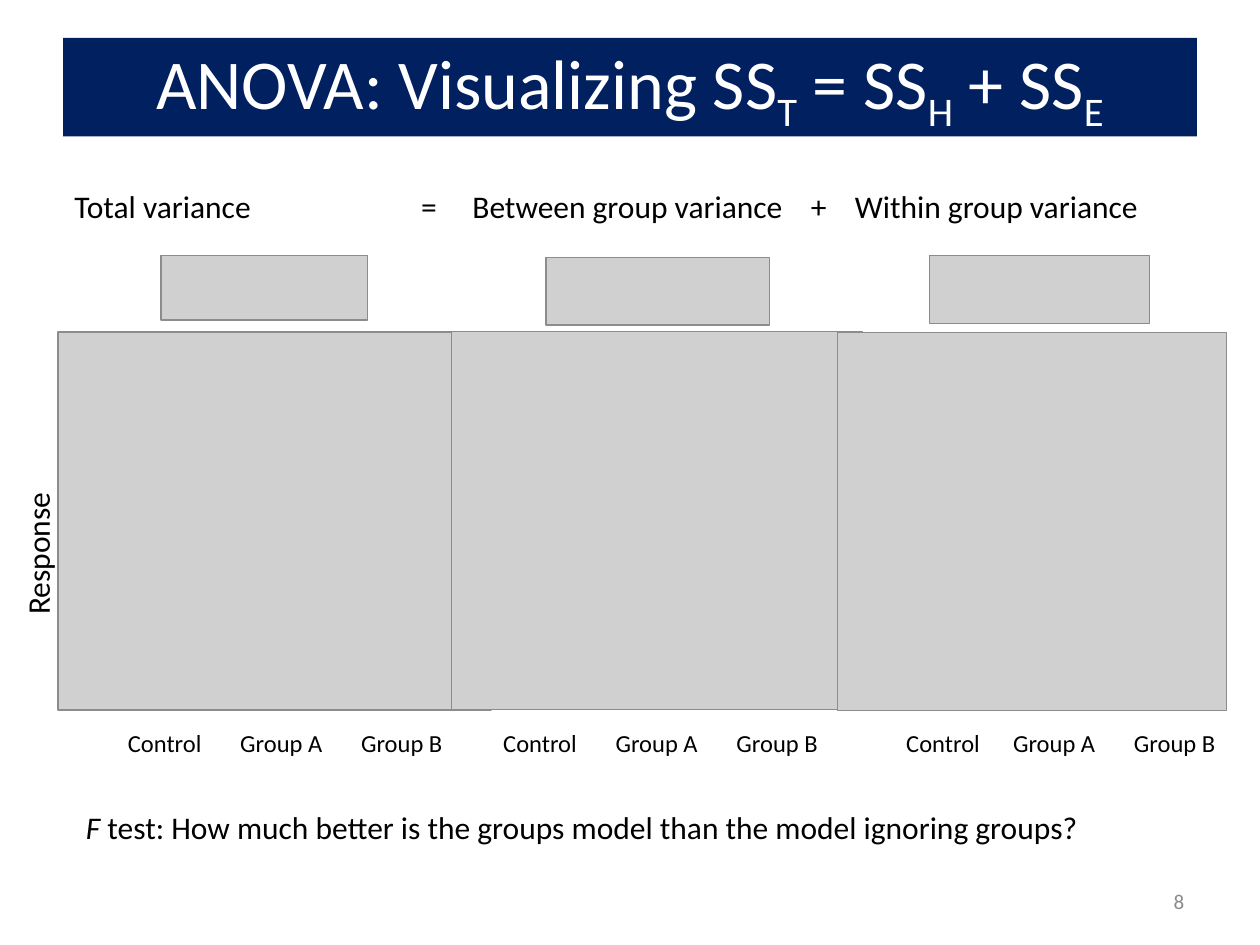
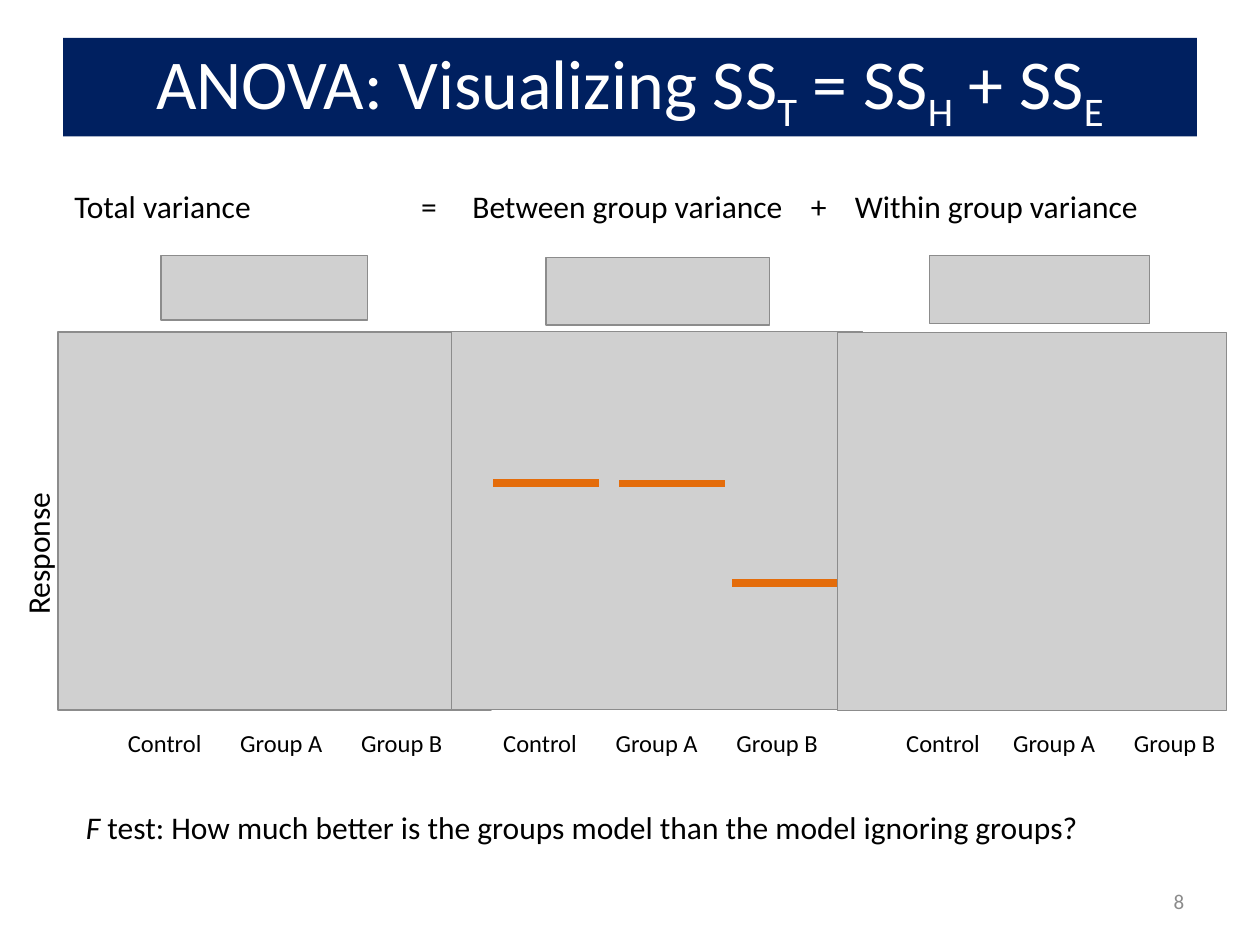
Before and after one commit to friendly/VisMLM-course, a slide deck: slide 8 of lectures/lecture2.pptx. Drawn at 1260x945 pixels with LibreOffice and Linux fonts; fonts in the diff are those of the drawing; grey boxes stand for pictures. Boxes give left, top, right and bottom in pixels: in the first picture for what was removed or moved away, otherwise in the second. Text is boxed around its words. In the diff, an @@ line names an element or a change of style, - is before the commit and + after.

```diff
--- a/lectures/lecture2.pptx
+++ b/lectures/lecture2.pptx
@@ line added from (494, 483) to (598, 483), #E46C0A 4.25 pt @@
@@ line added from (620, 484) to (724, 484), #E46C0A 4.25 pt @@
@@ line added from (732, 583) to (837, 583), #E46C0A 4.25 pt @@
```
Also in this commit, not shown: 5 other slides changed, 2 slides added, 1 slide removed, 6 other files.
